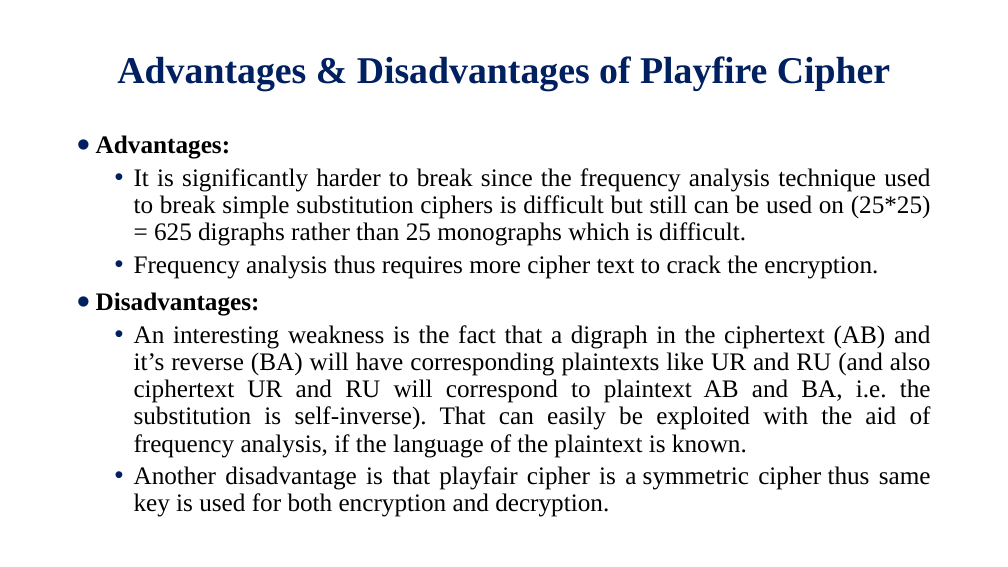
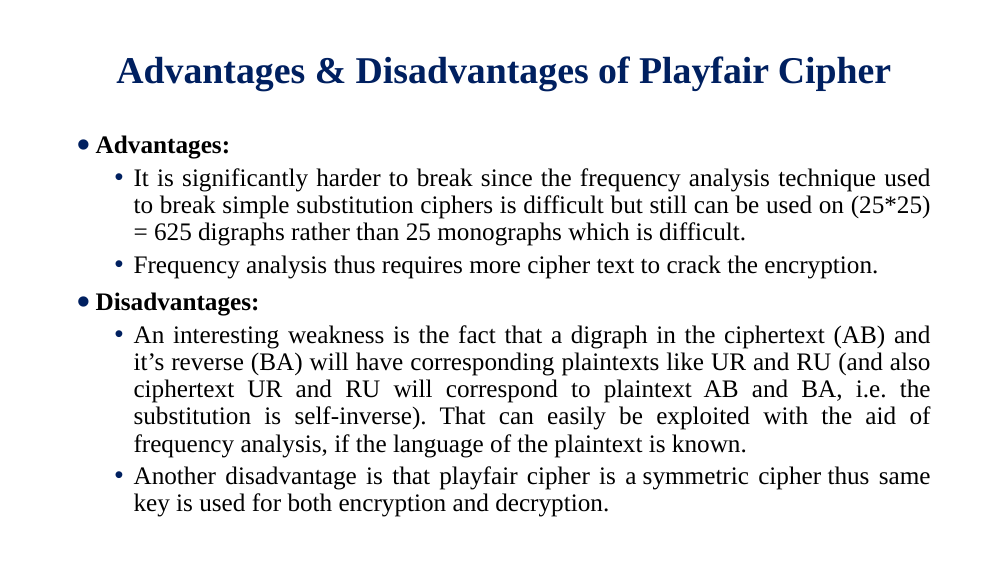
Before and after one commit to Alamgir-JUST/Lecture-Slides, a slide deck: slide 19 of Cryptography and Network Security/Lecture-04.pptx. Drawn at 1008x567 pixels with LibreOffice and Linux fonts; fonts in the diff are those of the drawing; background and template pictures are left out. Boxes give left, top, right and bottom in pixels: in the first picture for what was removed or moved away, otherwise in the second. Text is boxed around its words. In the diff, an @@ line names an element or a change of style, - is before the commit and + after.

```diff
--- a/Cryptography and Network Security/Lecture-04.pptx
+++ b/Cryptography and Network Security/Lecture-04.pptx
@@ title at <box>116,56,891,91</box>: text changed @@
-Advantages & Disadvantages of Playfire Cipher
+Advantages & Disadvantages of Playfair Cipher
```
Also in this commit, not shown: 17 other slides changed, 1 other file.
